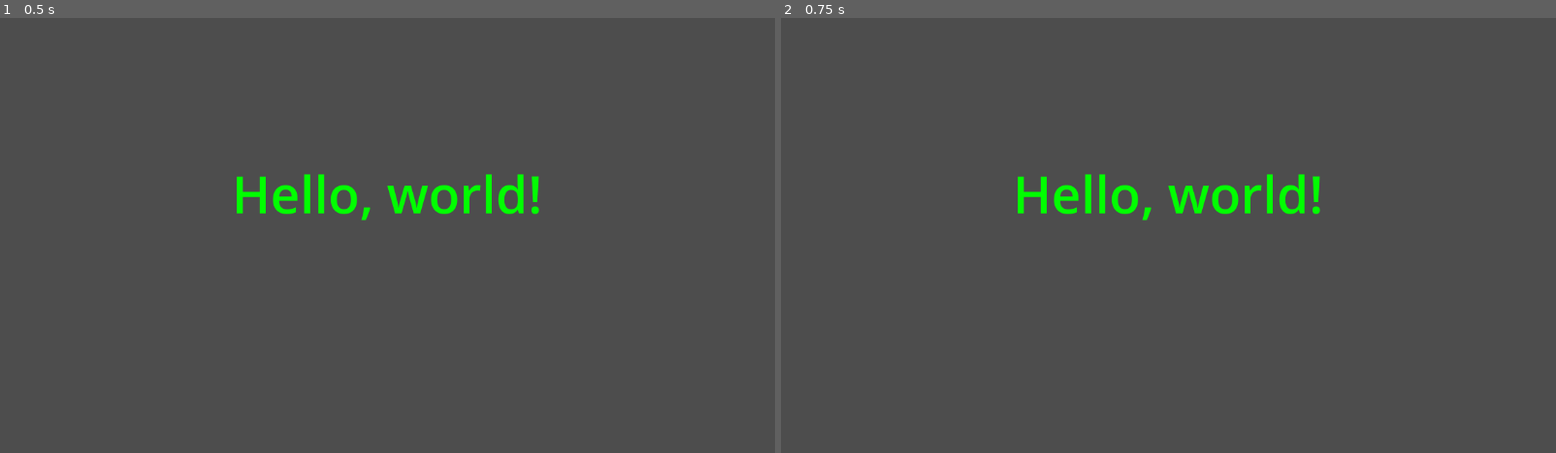
Above: before the commit, frames 1-2 (left to right).
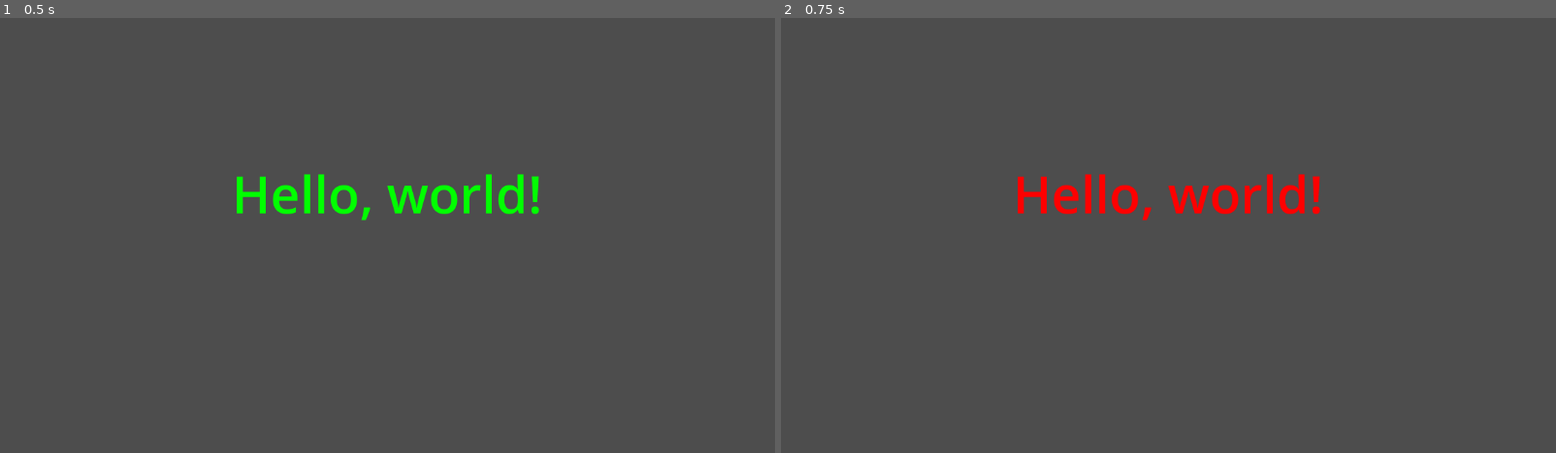
Above: after the commit, the same moments.

Repository: Jugernaut73/Brackeys-GDScript-Tutorial
Game: Godot game, scene res://main.tscn
Two runs of this game, one before a commit and one after it. Both use one fixed random seed, a clock stepped at 60 frames per second and the inputs below.
Inputs:
- Up to frame 1 (0.5 s): no input
- Up to frame 2 (0.75 s): tap Enter at 0.5 s; hold Space (my_action, bound only after the commit) from 0.53 s (still down)

Frame 1 is identical in both runs. In frame 2, 1.3% of the frame differs, in the area x 30-70%, y 35-47%.

Commit message:
Input
Added an input action to change text color

Diff:
--- a/main.gd
+++ b/main.gd
@@ -5,3 +5,10 @@
 func _ready():
 	$Label.text = "Hello, world!"
 	$Label.modulate = Color.GREEN
+
+func _input(event):
+	if event.is_action_pressed("my_action"):
+		$Label.modulate = Color.RED
+
+	if event.is_action_released("my_action"):
+		$Label.modulate = Color.GREEN
--- a/project.godot
+++ b/project.godot
@@ -18,3 +18,11 @@
 [dotnet]
 
 project/assembly_name="Brackeys GDScript Tutorial"
+
+[input]
+
+my_action={
+"deadzone": 0.5,
+"events": [Object(InputEventKey,"resource_local_to_scene":false,"resource_name":"","device":-1,"window_id":0,"alt_pressed":false,"shift_pressed":false,"ctrl_pressed":false,"meta_pressed":false,"pressed":false,"keycode":0,"physical_keycode":32,"key_label":0,"unicode":32,"echo":false,"script":null)
+]
+}
